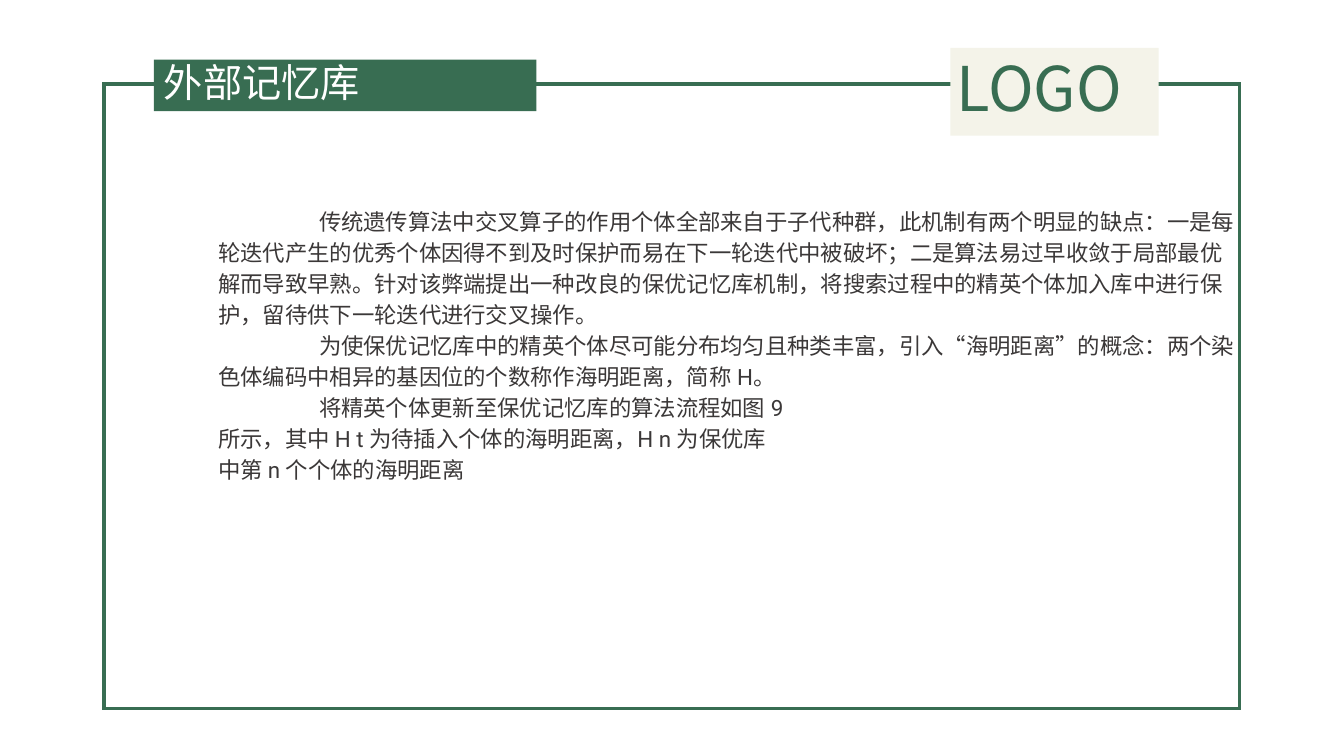
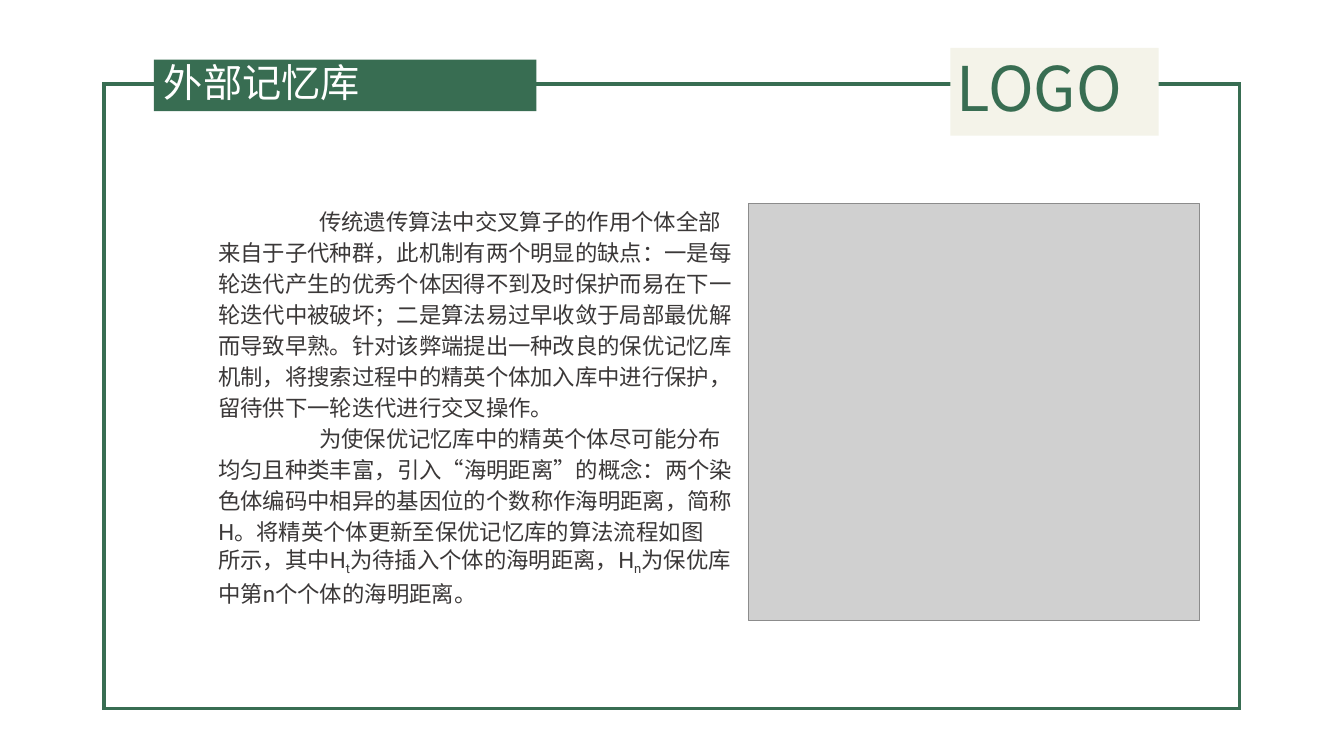
Before and after one commit to QuanQuan6/copy2, a slide deck: slide 21 of 遗传算法.pptx. Drawn at 1344x756 pixels with LibreOffice and Linux fonts; fonts in the diff are those of the drawing; grey boxes stand for pictures; background and template pictures are left out. Boxes give left, top, right and bottom in pixels: in the first picture for what was removed or moved away, otherwise in the second. Text is boxed around its words. In the diff, an @@ line names an element or a change of style, - is before the commit and + after.

```diff
--- a/遗传算法.pptx
+++ b/遗传算法.pptx
@@ picture added at (748, 204, 1200, 621) @@
@@ text at (218, 428, 732, 604): text changed @@
-为使保优记忆库中的精英个体尽可能分布均匀且种类丰富，引入“海明距离”的概念：两个染色体编码中相异的基因位的个数称作海明距离，简称 H。
-将精英个体更新至保优记忆库的算法流程如图 9
-所示，其中 H t 为待插入个体的海明距离，H n 为保优库
-中第 n 个个体的海明距离
+为使保优记忆库中的精英个体尽可能分布均匀且种类丰富，引入“海明距离”的概念：两个染色体编码中相异的基因位的个数称作海明距离，简称H。将精英个体更新至保优记忆库的算法流程如图
+所示，其中Ht为待插入个体的海明距离，Hn为保优库中第n个个体的海明距离。
```
Also in this commit, not shown: 3 other slides changed, 4 slides added, 4 other files.
